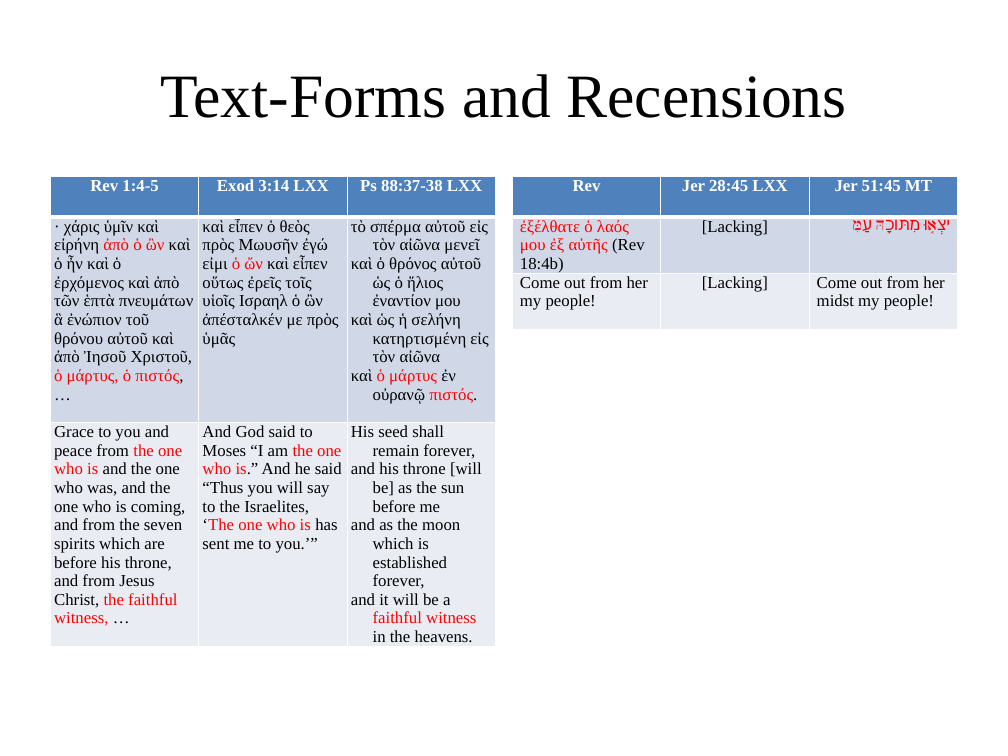
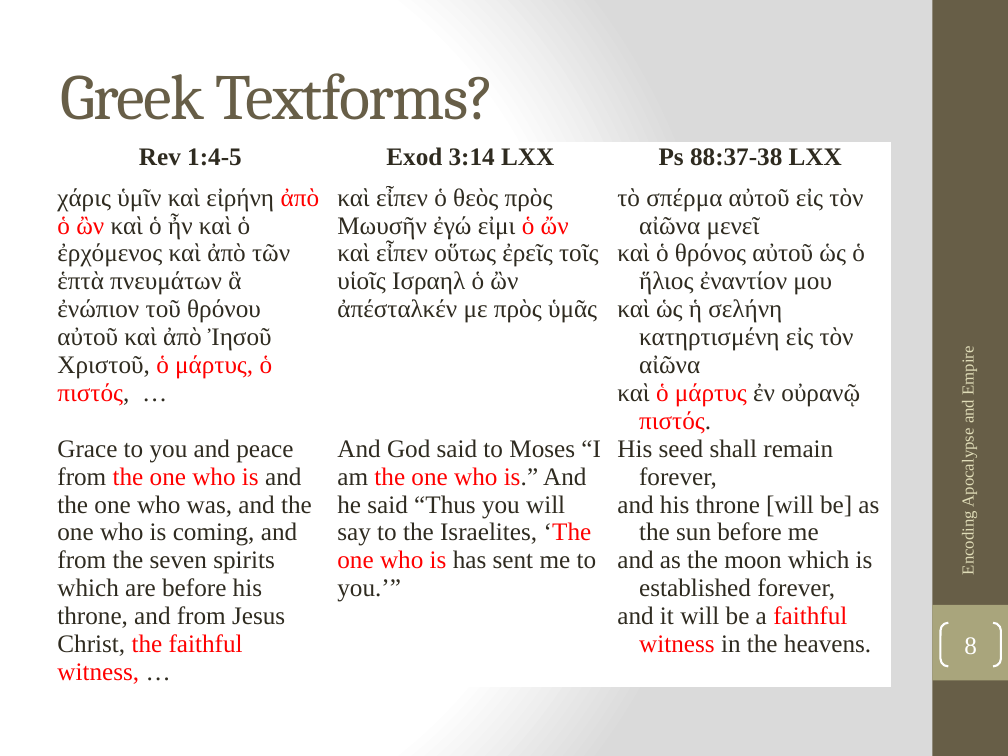
Before and after one commit to EncodingRevelation/revelation, a slide deck: slide 8 of slides/encoding apocalypse and empire ppt.pptx (slide 6 before the commit). Drawn at 1008x756 pixels with LibreOffice and Linux fonts; fonts in the diff are those of the drawing. Boxes give left, top, right and bottom in pixels: in the first picture for what was removed or moved away, otherwise in the second. Text is boxed around its words. In the diff, an @@ line names an element or a change of style, - is before the commit and + after.

```diff
--- a/slides/encoding apocalypse and empire ppt.pptx
+++ b/slides/encoding apocalypse and empire ppt.pptx
@@ background #FFFFFF to gradient #FFFFFF to #DADADA @@
@@ rectangle added at (932,0,1008,756), fill #675E47 @@
@@ title at (60,73,495,120): text changed; size 44 to 46 pt; font Times New Roman to Cambria; text colour #000000 to #675E47 @@
-Text-Forms and Recensions
+Greek Textforms?
@@ table at (50,143,891,729) @@
-row 2, column 1: · χάρις ὑμῖν καὶ εἰρήνη ἀπὸ ὁ ὢν καὶ ὁ ἦν καὶ ὁ ἐρχόμενος καὶ ἀπὸ τῶν ἑπτὰ πνευμάτων ἃ ἐνώπιον τοῦ θρόνου αὐτοῦ καὶ ἀπὸ Ἰησοῦ Χριστοῦ, ὁ μάρτυς, ὁ πιστός, …
+row 2, column 1: χάρις ὑμῖν καὶ εἰρήνη ἀπὸ ὁ ὢν καὶ ὁ ἦν καὶ ὁ ἐρχόμενος καὶ ἀπὸ τῶν ἑπτὰ πνευμάτων ἃ ἐνώπιον τοῦ θρόνου αὐτοῦ καὶ ἀπὸ Ἰησοῦ Χριστοῦ, ὁ μάρτυς, ὁ πιστός, …
@@ fill #4F81BD to #FFFFFF in row 1 @@
@@ fill #D0D8E8 to #FFFFFF in row 2 @@
@@ fill #E9EDF4 to #FFFFFF in row 3 @@
@@ size 12 to 18 pt in "Rev 1:4-5", "Exod 3:14 LXX", "Ps 88:37-38 LXX", "καὶ εἶπεν ὁ θεὸς πρὸς Μωυσῆν ἐγώ ..." and 10 more places @@
@@ text colour #FFFFFF to #2F2B20 in "Rev 1:4-5", "Exod 3:14 LXX", "Ps 88:37-38 LXX" @@
@@ text colour #000000 to #2F2B20 in "καὶ εἶπεν ὁ θεὸς πρὸς Μωυσῆν ἐγώ ...", "τὸ σπέρμα αὐτοῦ εἰς τὸν αἰῶνα μενεῖ", "καὶ ὁ θρόνος αὐτοῦ ὡς ὁ ἥλιος ...", "καὶ ὡς ἡ σελήνη κατηρτισμένη εἰς τὸν ..." and 7 more places @@
@@ table: place and size @@
-table at (50,176,495,681)
+table at (50,143,891,729)
@@ table removed at (512,176,957,339), 3 rows, 3 columns @@
-Rev | Jer 28:45 LXX | Jer 51:45 MT
-ἐξέλθατε ὁ λαός μου ἐξ αὐτῆς (Rev 18:4b) | [Lacking] | יצְא֤וּ מִתּוֹכָהּ֙ עַמִּ֔
-Come out from her my people! | [Lacking] | Come out from her midst my people!
@@ text added at (959,350,978,573), 12 pt, text #DFDCB7 @@
+Encoding Apocalypse and Empire
@@ rectangle added at (932,605,1008,680), fill #A9A57C @@
@@ page number added at (940,623,1001,666), outline #FFFFFF 1.5 pt, 18 pt, text #FFFFFF @@
+8
```
Also in this commit, not shown: 8 other slides changed, 6 slides added, 2 slides removed, 18 other files.
